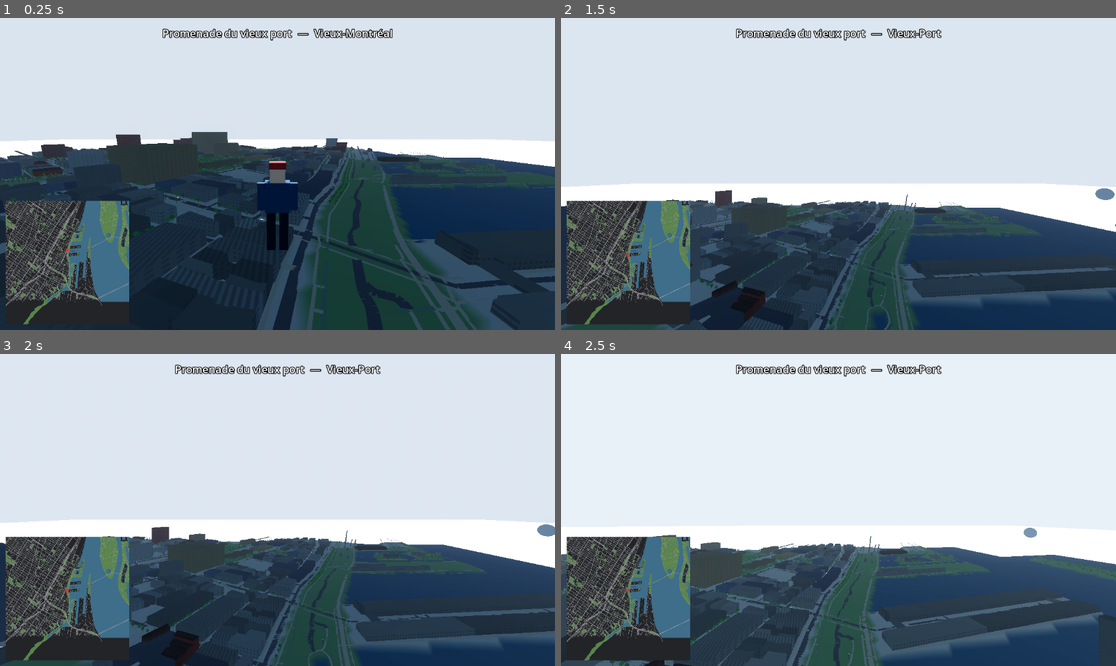
Above: before the commit, frames 1-4 (two rows, left to right).
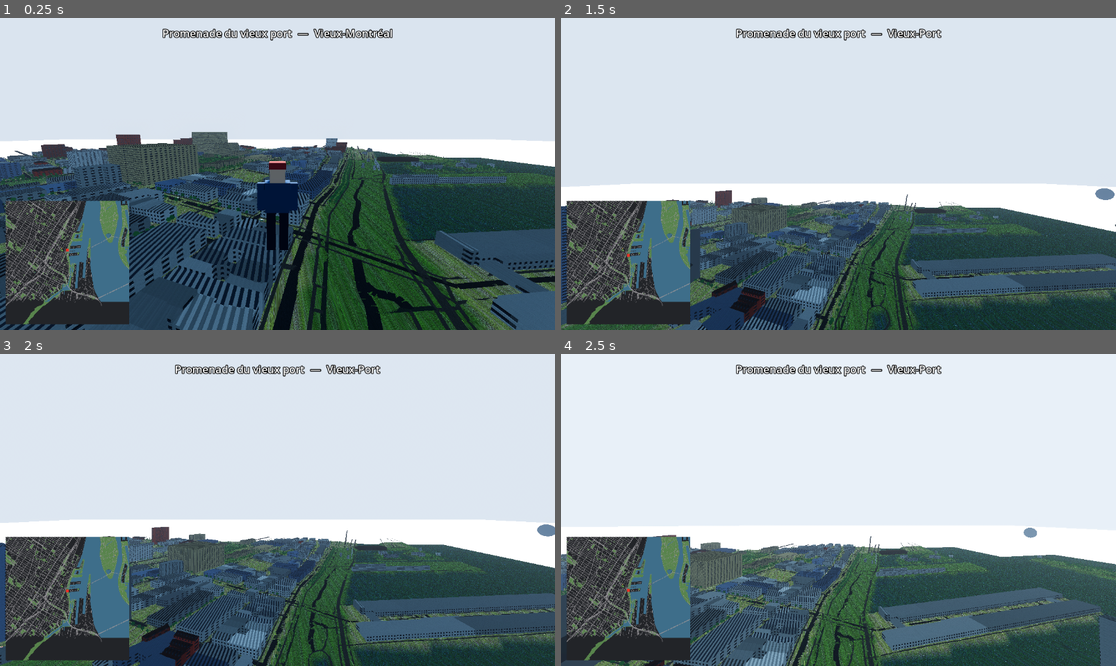
Above: after the commit, the same moments.

Repository: Aymanbalaa/grand-theft-poutine
Game: Godot game, scene res://scenes/main.tscn
Same seed, same stepped clock (60 frames per second), same inputs: the game is played once before the commit and once after it.
Inputs (mouse positions are in pixels of both pictures, inside the frame that each line leads up to):
- Up to frame 1 (0.25 s): no input
- Up to frame 2 (1.5 s): move the mouse to (866, 174) at 0.52 s; hold Shift (sprint) 0.53-1.28 s; hold W (move_forward) from 0.53 s (still down); tap Space (jump) at 0.77 s; move the mouse to (810, 174) at 1.27 s; tap F (toggle_fly) at 1.35 s
- Up to frame 3 (2 s): keep holding W (move_forward); tap Space (jump) at 1.52 s
- Up to frame 4 (2.5 s): keep holding W (move_forward); move the mouse to (849, 503) at 2.02 s; hold T from 2.03 s (still down)

The runs differ from the first frame. In frame 1, 32% of the frame differs, in the area x 0-100%, y 36-100%; in frame 2, 19%; in frame 3, 19%; in frame 4, 19%.

Commit message:
game: facade shader v2 and triplanar textured materials

Diff:
--- a/game/scripts/tile_loader.gd
+++ b/game/scripts/tile_loader.gd
@@ -8,8 +8,12 @@
 var _tile_size := 256.0
 var _camera: Camera3D
 var _city_mat := _make_city_material()
-var _building_mat := _make_shader_material("res://shaders/building_windows.gdshader")
+var _building_mat := _make_building_material()
 var _water_mat := _make_shader_material("res://shaders/water.gdshader")
+var _road_mat := _make_triplanar_material("asphalt", 0.08, 2.0)
+var _sidewalk_mat := _make_triplanar_material("paving", 0.30, 1.6)
+var _terrain_mat := _make_triplanar_material("ground", 0.06, 2.0)
+var _marks_mat := _make_marks_material()
 
 static func _make_city_material() -> StandardMaterial3D:
 	var m := StandardMaterial3D.new()
@@ -25,6 +29,44 @@
 	m.shader = load(path)
 	return m
 
+static func _make_building_material() -> ShaderMaterial:
+	var m := _make_shader_material("res://shaders/building_windows.gdshader")
+	if m == null:
+		return null
+	for slot in ["brick", "stone", "concrete", "roof"]:
+		var path := "res://assets/textures/pbr/%s_alb.jpg" % slot
+		if ResourceLoader.exists(path):
+			m.set_shader_parameter(slot + "_tex", load(path))
+	return m
+
+static func _make_triplanar_material(slot: String, uv_scale: float, brighten: float) -> StandardMaterial3D:
+	var m := StandardMaterial3D.new()
+	m.vertex_color_use_as_albedo = true
+	m.vertex_color_is_srgb = true
+	m.albedo_color = Color(brighten, brighten, brighten)
+	m.uv1_triplanar = true
+	m.uv1_world_triplanar = true
+	m.uv1_scale = Vector3(uv_scale, uv_scale, uv_scale)
+	var alb := "res://assets/textures/pbr/%s_alb.jpg" % slot
+	if ResourceLoader.exists(alb):
+		m.albedo_texture = load(alb)
+	var nrm := "res://assets/textures/pbr/%s_nrm.jpg" % slot
+	if ResourceLoader.exists(nrm):
+		m.normal_enabled = true
+		m.normal_texture = load(nrm)
+	var rgh := "res://assets/textures/pbr/%s_rgh.jpg" % slot
+	if ResourceLoader.exists(rgh):
+		m.roughness_texture = load(rgh)
+	return m
+
+static func _make_marks_material() -> StandardMaterial3D:
+	var m := StandardMaterial3D.new()
+	m.vertex_color_use_as_albedo = true
+	m.vertex_color_is_srgb = true
+	m.albedo_color = Color(1.4, 1.4, 1.4)
+	m.roughness = 0.55
+	return m
+
 func _apply_city_material(node: Node) -> void:
 	for mi in node.find_children("*", "MeshInstance3D", true, false):
 		var inst := mi as MeshInstance3D
@@ -33,6 +75,14 @@
 			inst.material_override = _building_mat
 		elif _water_mat != null and n.begins_with("water"):
 			inst.material_override = _water_mat
+		elif n.begins_with("roadmarks"):
+			inst.material_override = _marks_mat
+		elif n.begins_with("roads"):
+			inst.material_override = _road_mat
+		elif n.begins_with("sidewalks"):
+			inst.material_override = _sidewalk_mat
+		elif n.begins_with("terrain"):
+			inst.material_override = _terrain_mat
 		else:
 			inst.material_override = _city_mat
 
@@ -94,7 +144,7 @@
 	for mi in tile.find_children("*", "MeshInstance3D", true, false):
 		var inst := mi as MeshInstance3D
 		var n := inst.name.to_lower()
-		if n.begins_with("water") or n.begins_with("props"):
+		if n.begins_with("water") or n.begins_with("props") or n.begins_with("roadmarks"):
 			continue
 		if inst.mesh == null:
 			continue
--- a/game/shaders/building_windows.gdshader
+++ b/game/shaders/building_windows.gdshader
@@ -3,8 +3,14 @@
 
 global uniform float night_amount;
 
+uniform sampler2D brick_tex : source_color, filter_linear_mipmap, repeat_enable;
+uniform sampler2D stone_tex : source_color, filter_linear_mipmap, repeat_enable;
+uniform sampler2D concrete_tex : source_color, filter_linear_mipmap, repeat_enable;
+uniform sampler2D roof_tex : source_color, filter_linear_mipmap, repeat_enable;
+
 varying vec3 wpos;
 varying vec3 wnormal;
+varying vec4 vcol;
 
 float hash21(vec2 p) {
 	p = fract(p * vec2(123.34, 456.21));
@@ -15,25 +21,79 @@
 void vertex() {
 	wpos = (MODEL_MATRIX * vec4(VERTEX, 1.0)).xyz;
 	wnormal = normalize((MODEL_MATRIX * vec4(NORMAL, 0.0)).xyz);
+	vcol = COLOR;
+}
+
+// two-axis world triplanar for near-vertical surfaces
+vec3 tri_wall(sampler2D tex, vec3 p, vec3 n, float s) {
+	float wx = abs(n.x);
+	float wz = abs(n.z);
+	vec3 tx = texture(tex, p.zy * s).rgb;
+	vec3 tz = texture(tex, p.xy * s).rgb;
+	return (tx * wx + tz * wz) / max(wx + wz, 1e-4);
 }
 
 void fragment() {
 	// tile vertex colors are authored sRGB; COLOR arrives raw, so linearize
-	vec3 base = pow(COLOR.rgb, vec3(2.2));
+	vec3 tint = pow(vcol.rgb, vec3(2.2));
+	int cat = int(round(vcol.a * 255.0));
+	float roofness = smoothstep(0.45, 0.6, wnormal.y);   // caps + gables; walls ~0
+
+	// sample everything unconditionally (texture() inside branches breaks mips)
+	float ws = 0.22;   // wall texture world scale (~4.5 m period)
+	vec3 brick = tri_wall(brick_tex, wpos, wnormal, ws);
+	vec3 stone = tri_wall(stone_tex, wpos, wnormal, ws);
+	vec3 concr = tri_wall(concrete_tex, wpos, wnormal, ws);
+	vec3 rooft = texture(roof_tex, wpos.xz * 0.10).rgb;
+
+	float w_brick = (cat == 0) ? 1.0 : 0.0;
+	float w_stone = (cat == 2 || cat == 4) ? 1.0 : 0.0;
+	float w_concr = 1.0 - min(w_brick + w_stone, 1.0);   // com/ind/default/legacy
+	vec3 wall_tex = brick * w_brick + stone * w_stone + concr * w_concr;
+	vec3 base = wall_tex * tint * 2.1;                   // tint is mid-dark; renormalize
+
+	// --- window grid v2 (world-space, like v1) ---
 	float vertical = 1.0 - smoothstep(0.25, 0.4, abs(wnormal.y));
 	float u = abs(wnormal.x) > abs(wnormal.z) ? wpos.z : wpos.x;
 	float v = wpos.y;
-	vec2 cell = vec2(floor(u / 3.6), floor(v / 3.2));
-	vec2 f = vec2(fract(u / 3.6), fract(v / 3.2));
-	float win = step(0.25, f.x) * step(f.x, 0.75) * step(0.3, f.y) * step(f.y, 0.8);
-	win *= vertical;
+	float cw = (cat == 1) ? 2.4 : 3.6;                   // commercial mullions are finer
+	vec2 cell = vec2(floor(u / cw), floor(v / 3.2));
+	vec2 f = vec2(fract(u / cw), fract(v / 3.2));
+	float floor_idx = floor(v / 3.2);
+
+	vec2 lo = (cat == 1) ? vec2(0.08, 0.12) : vec2(0.26, 0.32);
+	vec2 hi = (cat == 1) ? vec2(0.92, 0.90) : vec2(0.74, 0.84);
+	float storefront = (floor_idx == 0.0 && (cat == 0 || cat == 1 || cat == 5)) ? 1.0 : 0.0;
+	lo = mix(lo, vec2(0.06, 0.05), storefront);
+	hi = mix(hi, vec2(0.94, 0.72), storefront);
+
+	float inwin = step(lo.x, f.x) * step(f.x, hi.x) * step(lo.y, f.y) * step(f.y, hi.y) * vertical;
+	vec2 fb = vec2(0.045, 0.05);
+	float inner = step(lo.x + fb.x, f.x) * step(f.x, hi.x - fb.x)
+			* step(lo.y + fb.y, f.y) * step(f.y, hi.y - fb.y) * vertical;
+	float frame = inwin - inner;
+	float sill = step(lo.y - 0.06, f.y) * step(f.y, lo.y)
+			* step(lo.x, f.x) * step(f.x, hi.x) * vertical * (1.0 - storefront);
+
+	// inset illusion: glass darkens toward the top of the aperture (fake overhang)
+	float glass_grad = mix(0.85, 0.35, smoothstep(lo.y, hi.y, f.y));
+	vec3 glass = mix(vec3(0.30, 0.36, 0.42), vec3(0.15, 0.17, 0.19) + tint * 0.08, storefront)
+			* glass_grad;
+
+	vec3 col = base;
+	col = mix(col, base * 0.5, frame);
+	col = mix(col, glass, inner);
+	col = mix(col, base * 1.3 + vec3(0.03), sill);
+	col = mix(col, rooft * tint * 2.4, roofness);
+
+	ALBEDO = col;
+	ROUGHNESS = mix(mix(0.92, 0.18, inner), 0.95, roofness);
+	METALLIC = inner * 0.2 * (1.0 - roofness);
+
 	float lit = step(0.62, hash21(cell));
-	// emission only kicks in well past dusk, so daytime facades stay matte
 	float night = smoothstep(0.45, 0.9, night_amount);
-	vec3 glass_day = base * 0.55 + vec3(0.05, 0.06, 0.08);
-	ALBEDO = mix(base, glass_day, win * 0.6);
-	ROUGHNESS = mix(1.0, 0.35, win);
-	// dim windows seen edge-on so glancing walls don't merge into bright stripes
 	float facing = clamp(dot(NORMAL, VIEW), 0.0, 1.0);
-	EMISSION = vec3(1.0, 0.72, 0.35) * (win * lit * night * 1.6 * (0.2 + 0.8 * facing));
+	float glow = max(lit, storefront * 0.9);
+	EMISSION = vec3(1.0, 0.72, 0.35)
+			* (inner * glow * night * 1.6 * (0.2 + 0.8 * facing) * (1.0 - roofness));
 }
